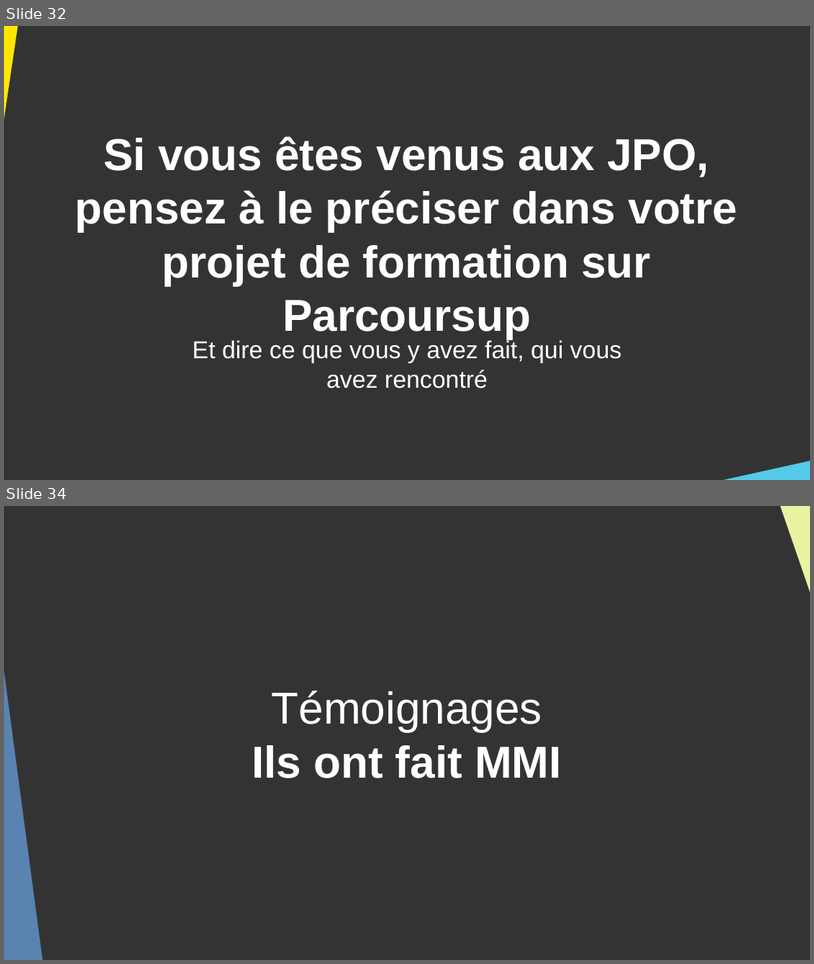
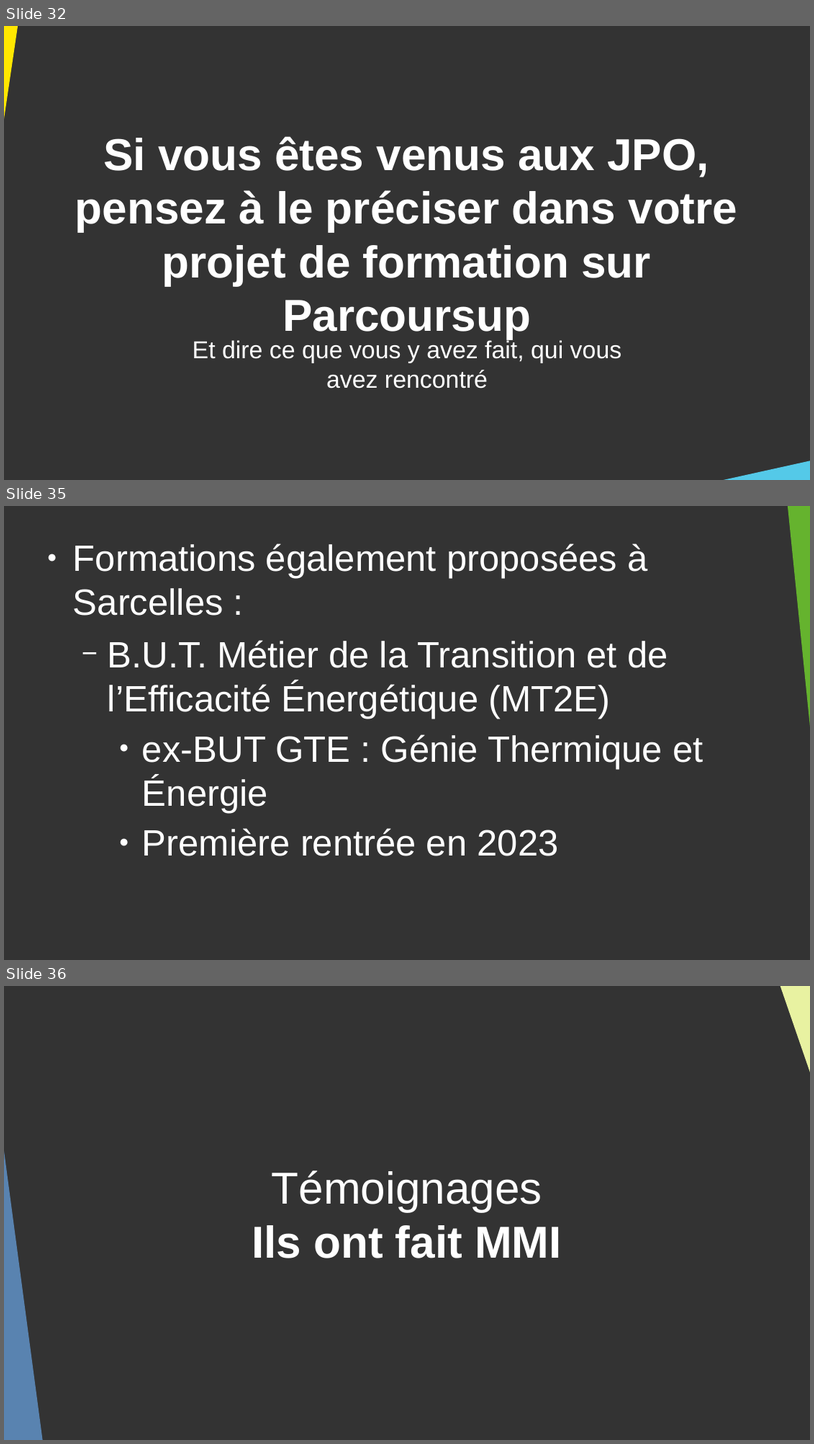
Before and after one commit to DanYellow/cours, a slide deck: presentation-formation-mmi/presentation.odp. Shown one above the other, each under a label of ours: slides 32 and 34 before the commit, slides 32, 35 and 36 after it; the slides between them are not shown. The pictures are 814x964 and 814x1444 pixels, drawn with LibreOffice and Linux fonts; fonts in the diff are those of the drawing. Boxes give left, top, right and bottom in pixels: in the first picture for what was removed or moved away, otherwise in the second. Text is boxed around its words. In the diff, an @@ line names an element or a change of style, - is before the commit and + after.

```diff
--- a/presentation-formation-mmi/presentation.odp
+++ b/presentation-formation-mmi/presentation.odp
@@ slide 35 added at box(4, 506, 810, 960), background #333333 @@
@@ right triangle added at box(788, 506, 810, 782), fill #65B32E @@
@@ text added at box(73, 543, 703, 856), 36 pt, text #FFFFFF @@
+● Formations également proposées à Sarcelles :
+  − B.U.T. Métier de la Transition et de l’Efficacité Énergétique (MT2E)
+    ● ex-BUT GTE : Génie Thermique et Énergie
+    ● Première rentrée en 2023
@@ what was slide 34 is now slide 36 @@
```
Also in this commit, not shown: 3 slides changed, 1 other slide added, 8 other files.
